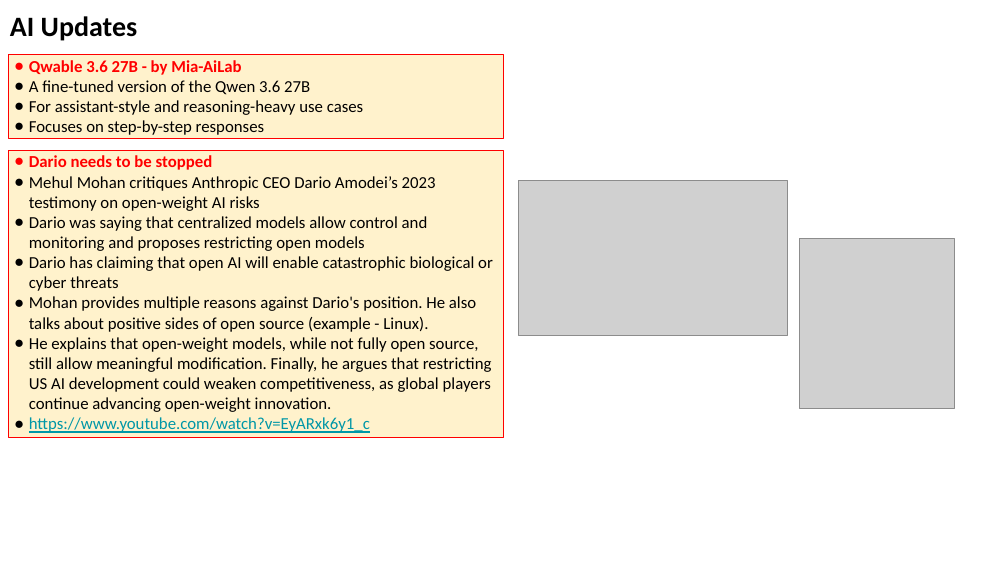
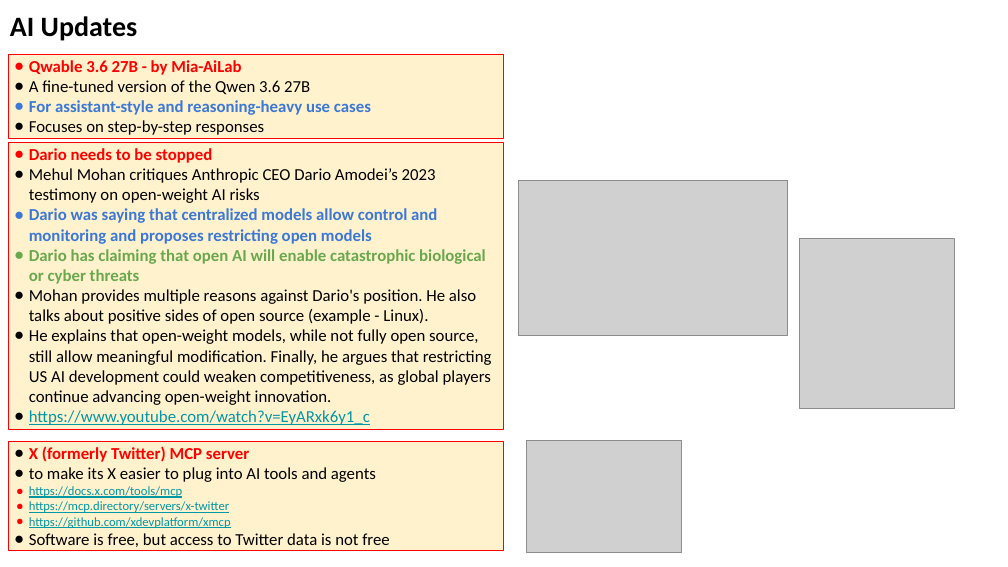
Before and after one commit to lselector/seminar, a slide deck: slide 19 of 2026/2026-07-03-AI-Updates.pptx (slide 18 before the commit). Drawn at 1008x567 pixels with LibreOffice and Linux fonts; fonts in the diff are those of the drawing; grey boxes stand for pictures. Boxes give left, top, right and bottom in pixels: in the first picture for what was removed or moved away, otherwise in the second. Text is boxed around its words. In the diff, an @@ line names an element or a change of style, - is before the commit and + after.

```diff
--- a/2026/2026-07-03-AI-Updates.pptx
+++ b/2026/2026-07-03-AI-Updates.pptx
@@ text in rectangle at (x1=29, y1=100, x2=371, y2=115): text colour #000000 to #3C78D8, bold on in "For assistant-style and reasoning-heavy use cases"; bullet colour #000000 to #3C78D8 @@
@@ rectangle "Dario needs to be stopped" moved from (x1=9, y1=150, x2=503, y2=437) to (x1=9, y1=143, x2=503, y2=430) @@
@@ text in rectangle at (x1=29, y1=208, x2=486, y2=284): text colour #000000 to #3C78D8 in "Dario was saying that centralized models allow ..."; bold on in "Dario was saying that centralized models allow ...", "Dario has claiming that open AI will ..."; text colour #000000 to #6AA84F in "Dario has claiming that open AI will ..."; bullet colour #000000 to #3C78D8; bullet colour #000000 to #6AA84F @@
@@ rectangle added at (x1=9, y1=442, x2=503, y2=550), fill #FFF2CC, outline #FF0000 0.75 pt, 12 pt, text #0097A7 @@
+● X (formerly Twitter) MCP server
+● to make its X easier to plug into AI tools and agents
+● https://docs.x.com/tools/mcp
+● https://mcp.directory/servers/x-twitter
+● https://github.com/xdevplatform/xmcp
+● Software is free, but access to Twitter data is not free
@@ picture added at (x1=526, y1=440, x2=681, y2=552) @@
```
Also in this commit, not shown: 17 other slides changed, 2 slides added.
